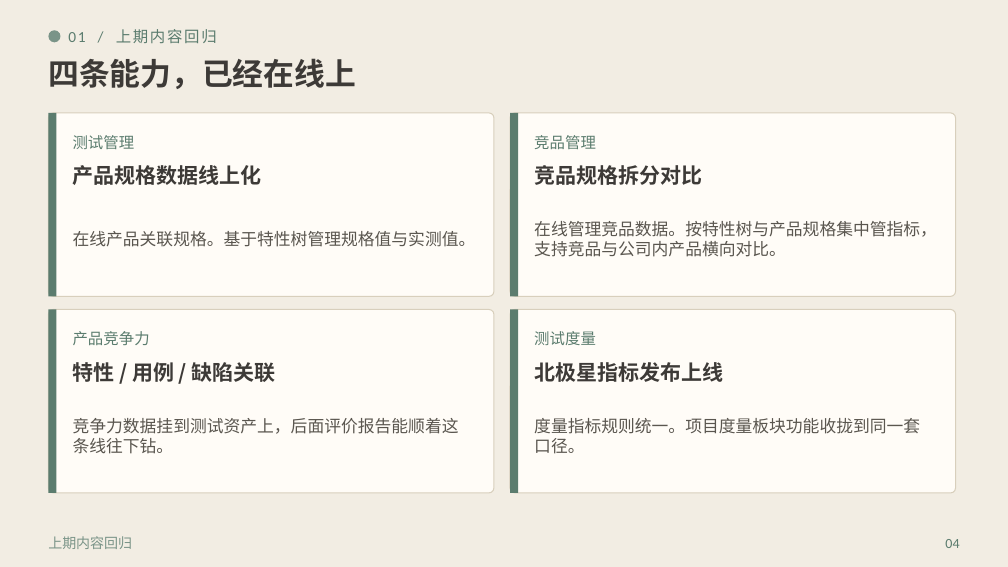
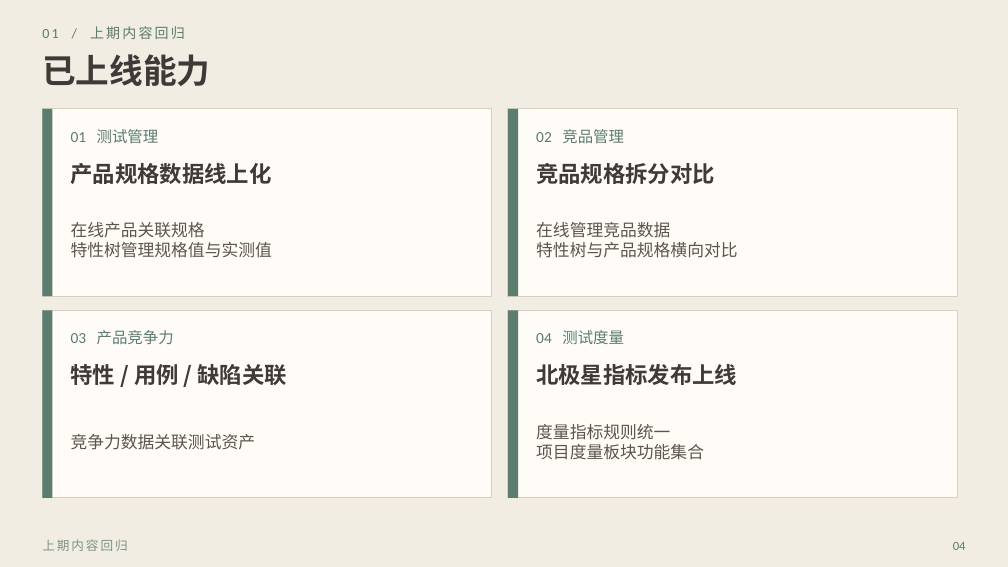
Before and after one commit to khalildai/test-send-file, a slide deck: slide 4 of 效能平台版本发布会.pptx. Drawn at 1008x567 pixels with LibreOffice and Linux fonts; fonts in the diff are those of the drawing. Boxes give left, top, right and bottom in pixels: in the first picture for what was removed or moved away, otherwise in the second. Text is boxed around its words. In the diff, an @@ line names an element or a change of style, - is before the commit and + after.

Commit message:
效能平台版本发布会 PPT：海报版式，去掉口语

```diff
--- a/效能平台版本发布会.pptx
+++ b/效能平台版本发布会.pptx
@@ text "01 / 上期内容回归": place and size @@
-text "01 / 上期内容回归" at (68,29,217,43)
+text "01 / 上期内容回归" at (42,26,185,39)
@@ text "01 / 上期内容回归" at (42,26,185,39): size 11 to 10 pt, letter spacing 1.2 to 1.6 pt @@
@@ text at (42,54,210,86): text changed; size 22 to 24 pt @@
-四条能力，已经在线上
+已上线能力
@@ ellipse removed at (48,30,60,42) @@
@@ rectangle: place and size @@
-rectangle at (48,113,56,296)
+rectangle at (42,109,52,296)
@@ rectangle: place and size @@
-rectangle at (48,113,494,296)
+rectangle at (42,109,492,296)
@@ rectangle: place and size @@
-rectangle at (510,113,518,296)
+rectangle at (508,109,518,296)
@@ rectangle: place and size @@
-rectangle at (510,113,956,296)
+rectangle at (508,109,958,296)
@@ text at (71,129,159,143): text changed @@
-测试管理
+01 测试管理
@@ text at (536,129,624,143): text changed @@
-竞品管理
+02 竞品管理
@@ text at (71,222,272,258): text changed @@
-在线产品关联规格。基于特性树管理规格值与实测值。
+在线产品关联规格
+特性树管理规格值与实测值
@@ text at (536,222,737,258): text changed @@
-在线管理竞品数据。按特性树与产品规格集中管指标，支持竞品与公司内产品横向对比。
+在线管理竞品数据
+特性树与产品规格横向对比
@@ rectangle: place and size @@
-rectangle at (48,309,56,493)
+rectangle at (42,310,52,498)
@@ rounded rectangle to rectangle in 4 elements at (508,109,958,296), (508,310,958,498), (42,109,492,296), (42,310,492,498) @@
@@ rectangle: place and size @@
-rectangle at (48,309,494,493)
+rectangle at (42,310,492,498)
@@ rectangle: place and size @@
-rectangle at (510,309,518,493)
+rectangle at (508,310,518,498)
@@ rectangle: place and size @@
-rectangle at (510,309,956,493)
+rectangle at (508,310,958,498)
@@ text at (71,330,174,344): text changed @@
-产品竞争力
+03 产品竞争力
@@ size 15 to 16 pt in 4 elements at (71,163,272,184), (71,364,287,385), (536,163,715,184), (536,364,737,385) @@
@@ text at (536,330,624,344): text changed @@
-测试度量
+04 测试度量
@@ text at (71,434,256,450): text changed @@
-竞争力数据挂到测试资产上，后面评价报告能顺着这条线往下钻。
+竞争力数据关联测试资产
@@ text at (536,424,704,460): text changed @@
-度量指标规则统一。项目度量板块功能收拢到同一套口径。
+度量指标规则统一
+项目度量板块功能集合
@@ text "上期内容回归" at (42,539,127,551): size 10 to 9 pt, letter spacing 0 to 1.4 pt @@
@@ text "04": place and size @@
-text "04" at (945,539,959,548)
+text "04" at (953,542,966,550)
@@ text "04" at (953,542,966,550): size 10 to 9 pt @@
```
Also in this commit, not shown: 22 other slides changed.
